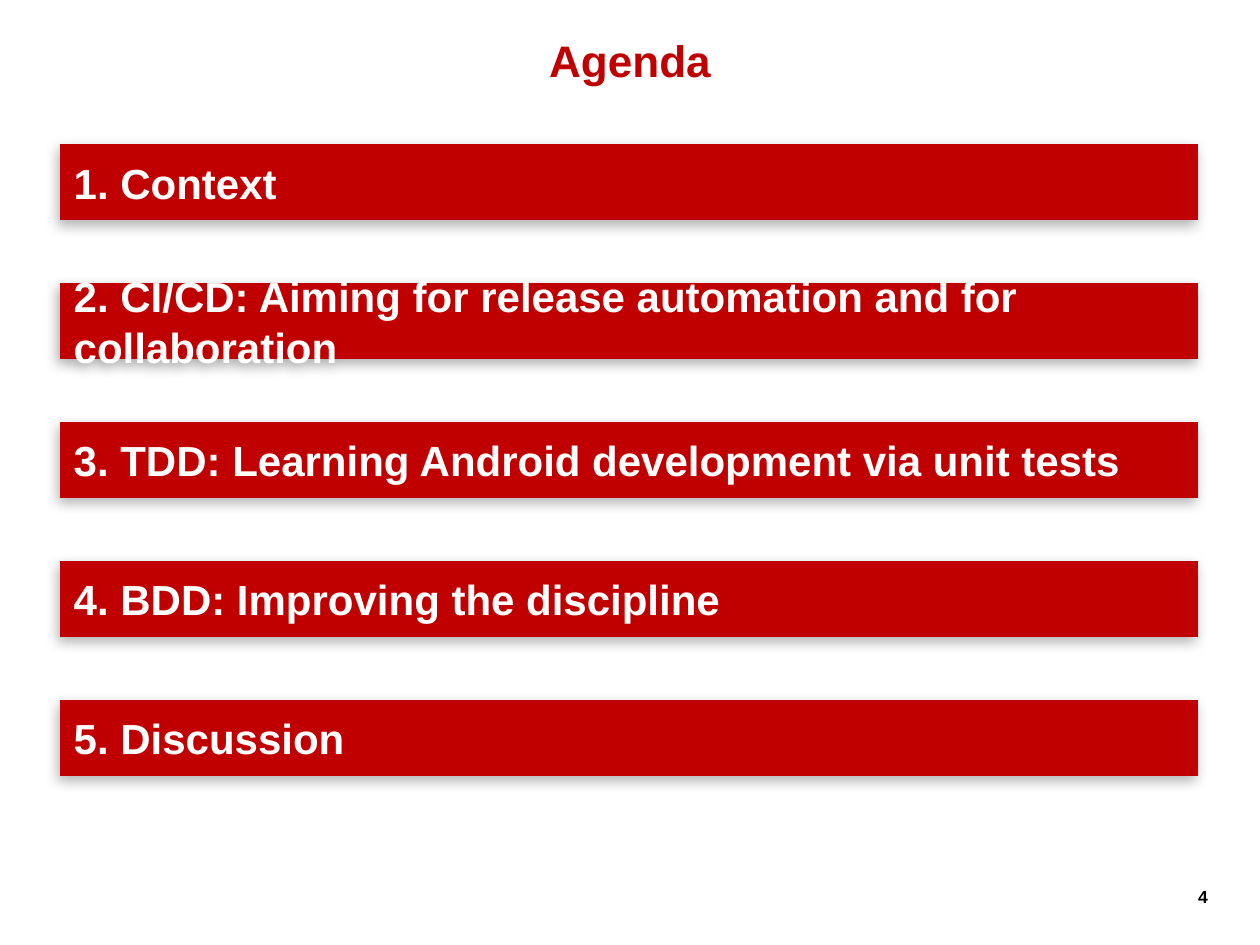
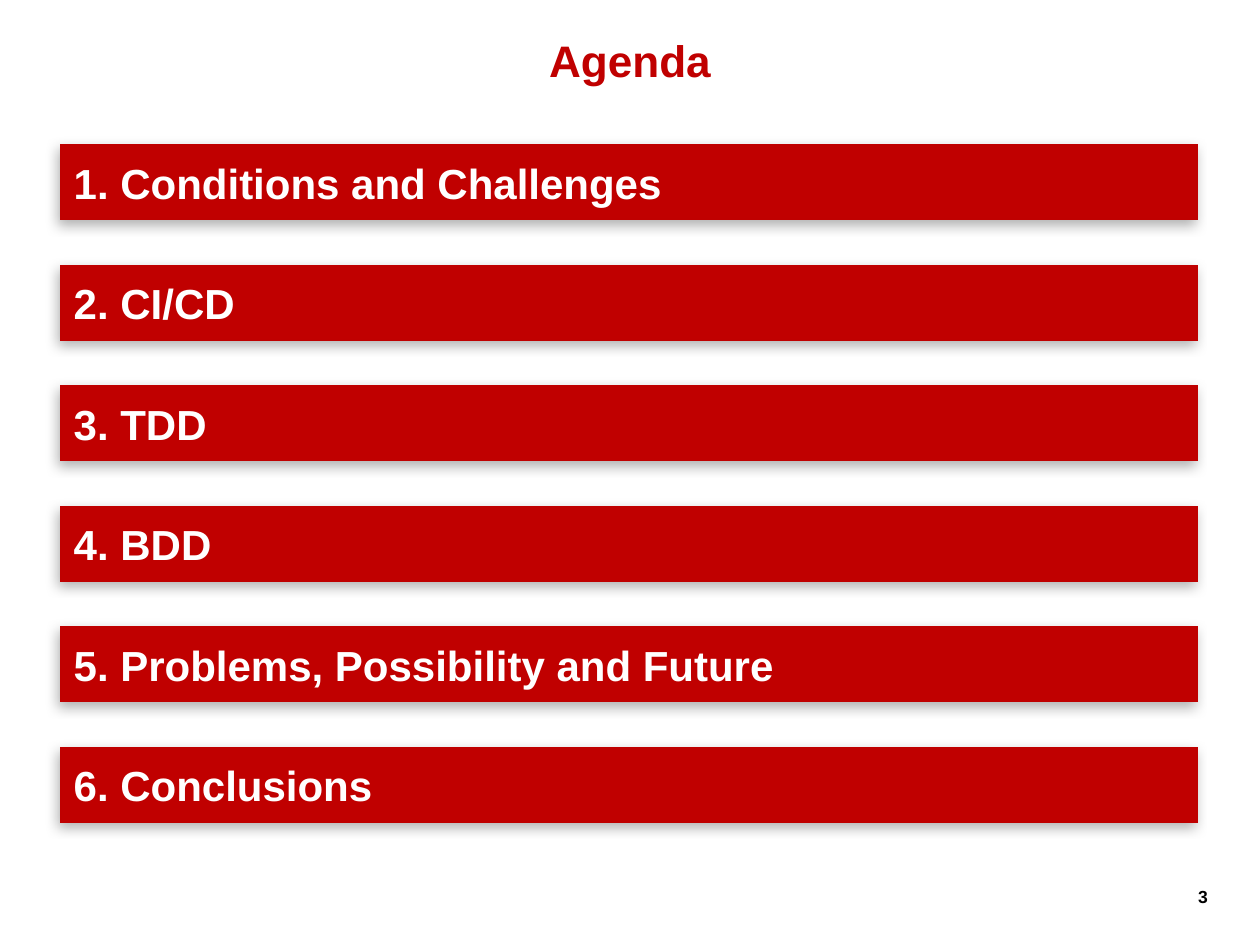
Before and after one commit to hageyahhoo/agile2014, a slide deck: slide 3 of presentations/TechnologyDrivenDevelopment.pptx (slide 4 before the commit). Drawn at 1260x945 pixels with LibreOffice and Linux fonts; fonts in the diff are those of the drawing; background and template pictures are left out. Boxes give left, top, right and bottom in pixels: in the first picture for what was removed or moved away, otherwise in the second. Text is boxed around its words. In the diff, an @@ line names an element or a change of style, - is before the commit and + after.

Commit message:
Completed writing agenda.

```diff
--- a/presentations/TechnologyDrivenDevelopment.pptx
+++ b/presentations/TechnologyDrivenDevelopment.pptx
@@ text in rectangle at [74, 168, 661, 207]: text changed @@
-1. Context
+1. Conditions and Challenges
@@ rectangle "2. CI/CD": place and size @@
-rectangle "2. CI/CD" at [62, 284, 1197, 358]
+rectangle "2. CI/CD" at [62, 266, 1197, 340]
@@ text in rectangle at [74, 288, 234, 320]: text changed @@
-2. CI/CD: Aiming for release automation and for collaboration
+2. CI/CD
@@ rectangle "3. TDD": place and size @@
-rectangle "3. TDD" at [62, 423, 1197, 498]
+rectangle "3. TDD" at [62, 386, 1197, 460]
@@ text in rectangle at [74, 410, 206, 441]: text changed @@
-3. TDD: Learning Android development via unit tests
+3. TDD
@@ rectangle "4. BDD": place and size @@
-rectangle "4. BDD" at [62, 562, 1197, 636]
+rectangle "4. BDD" at [62, 507, 1197, 581]
@@ text in rectangle at [74, 531, 211, 560]: text changed @@
-4. BDD: Improving the discipline
+4. BDD
@@ rectangle "5. Problems, Possibility and Future": place and size @@
-rectangle "5. Problems, Possibility and Future" at [62, 701, 1197, 775]
+rectangle "5. Problems, Possibility and Future" at [62, 627, 1197, 702]
@@ text in rectangle at [74, 650, 774, 689]: text changed @@
-5. Discussion
+5. Problems, Possibility and Future
@@ rectangle added at [62, 747, 1197, 822], fill #C00000, outline #BF0000 1 pt, 24 pt, text #FFFFFF, bold @@
+6. Conclusions
@@ page number at [1198, 890, 1208, 903]: text changed @@
-4
+3
```
Also in this commit, not shown: 1 other slide changed, 6 slides added, 6 slides removed, 2 other files.
